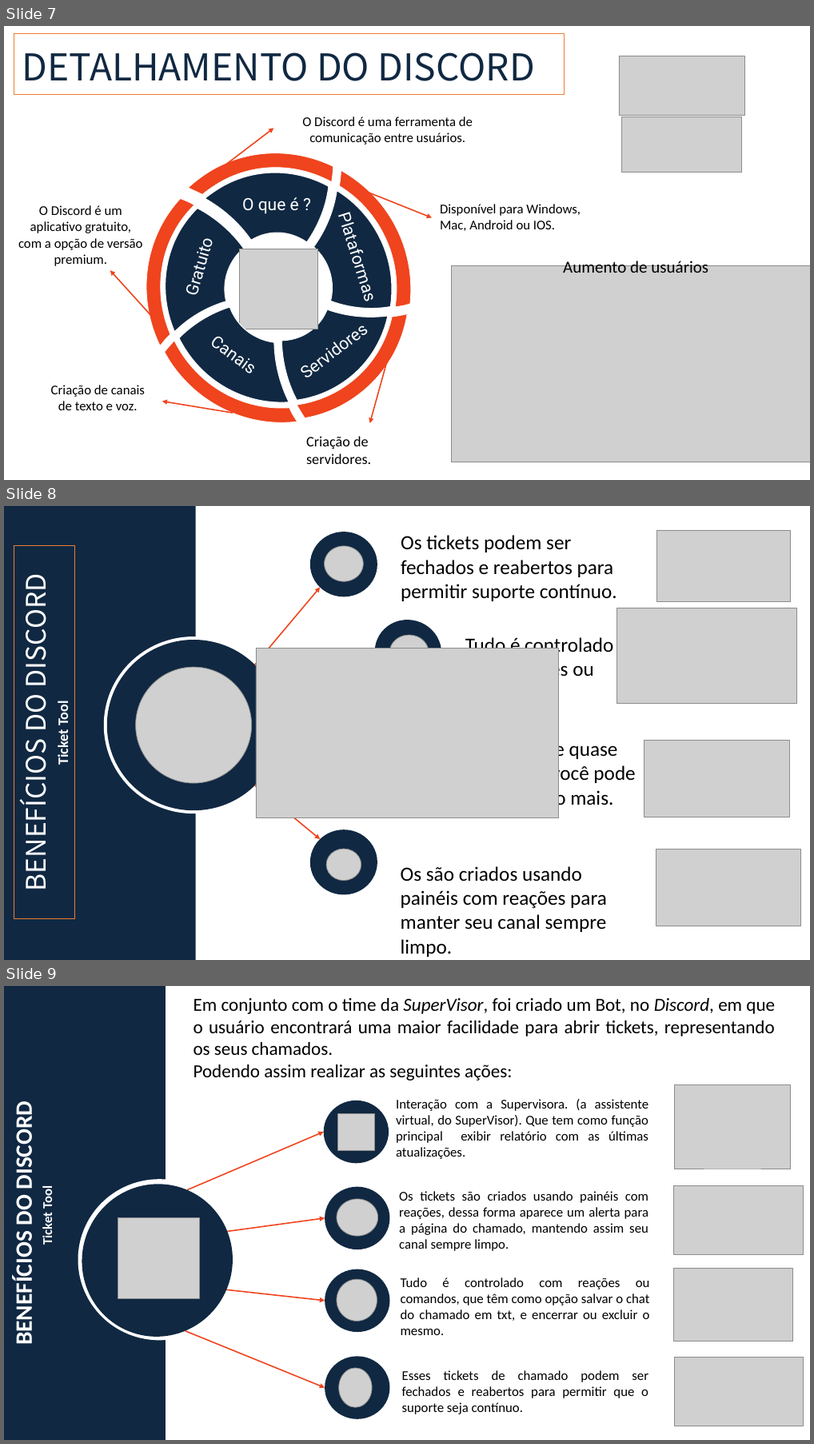
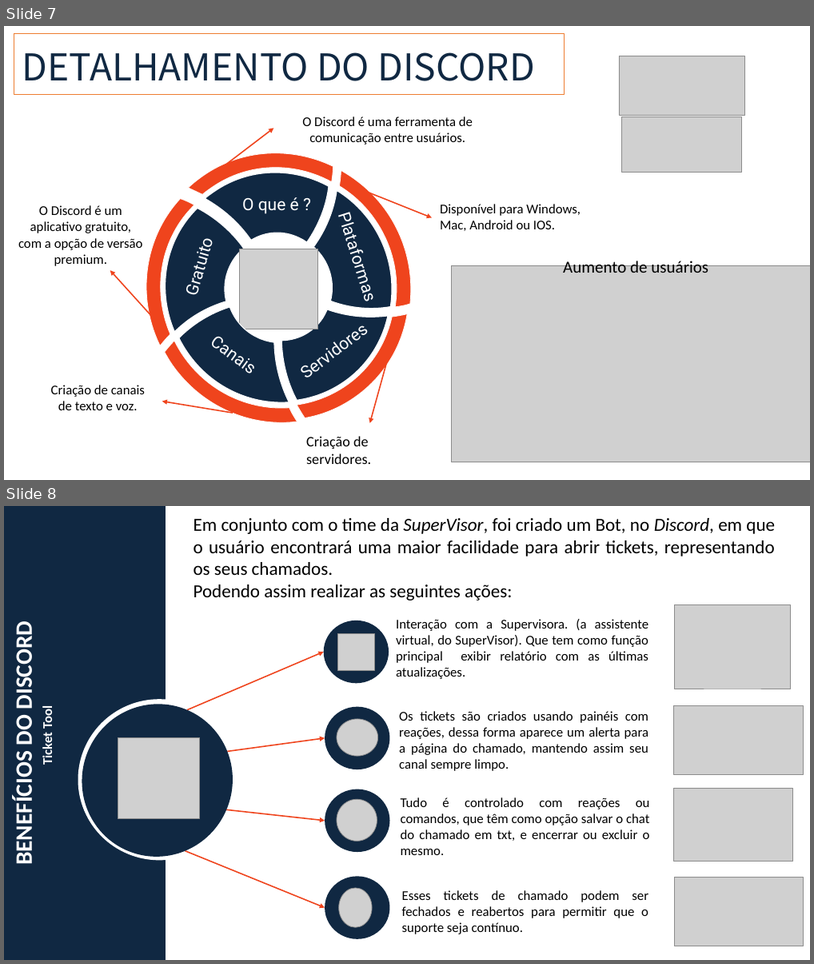
Before and after one commit to BandTec/grupo-05-adsa-20201, a slide deck: Supervisor 3.pptx. Shown one above the other, each under a label of ours: slides 7, 8 and 9 before the commit, slides 7 and 8 after it. The pictures are 814x1444 and 814x964 pixels, drawn with LibreOffice and Linux fonts; fonts in the diff are those of the drawing; grey boxes stand for pictures. Boxes give left, top, right and bottom in pixels: in the first picture for what was removed or moved away, otherwise in the second. Text is boxed around its words. In the diff, an @@ line names an element or a change of style, - is before the commit and + after.

Commit message:
Add DeepDive

```diff
--- a/Supervisor 3.pptx
+++ b/Supervisor 3.pptx
@@ slide 8 removed at (4,506,810,960), background #FFFFFF @@
@@ rectangle removed at (4,506,196,960) @@
@@ rectangle removed at (14,546,75,919) @@
@@ ellipse removed at (310,532,378,596) @@
@@ picture removed at (325,546,363,582) @@
@@ text removed at (401,535,618,601) @@
-Os tickets podem ser fechados e reabertos para permitir suporte contínuo.
@@ picture removed at (658,530,791,601) @@
@@ text removed at (14,584,54,886) @@
-BENEFÍCIOS DO DISCORD
@@ arrow removed from (255, 664) to (320, 587) @@
@@ ellipse removed at (365,609,452,696) @@
@@ picture removed at (618,608,797,704) @@
@@ ellipse removed at (104,636,283,813) @@
@@ ellipse removed at (107,640,281,810) @@
@@ picture removed at (256,648,558,817) @@
@@ picture removed at (390,635,429,669) @@
@@ text removed at (466,636,614,681) @@
-Tudo é controlado com reações ou comandos.
@@ picture removed at (136,667,252,783) @@
@@ text removed at (54,704,72,764) @@
-Ticket Tool
@@ text removed at (473,740,635,809) @@
-Personalize quase tudo que você pode ver e muito mais.
@@ picture removed at (645,740,790,817) @@
@@ arrow removed from (255, 785) to (320, 839) @@
@@ ellipse removed at (310,830,378,895) @@
@@ picture removed at (326,848,362,880) @@
@@ picture removed at (656,848,802,926) @@
@@ text removed at (401,866,607,956) @@
-Os são criados usando painéis com reações para manter seu canal sempre limpo.
@@ what was slide 9 is now slide 8 @@
```
